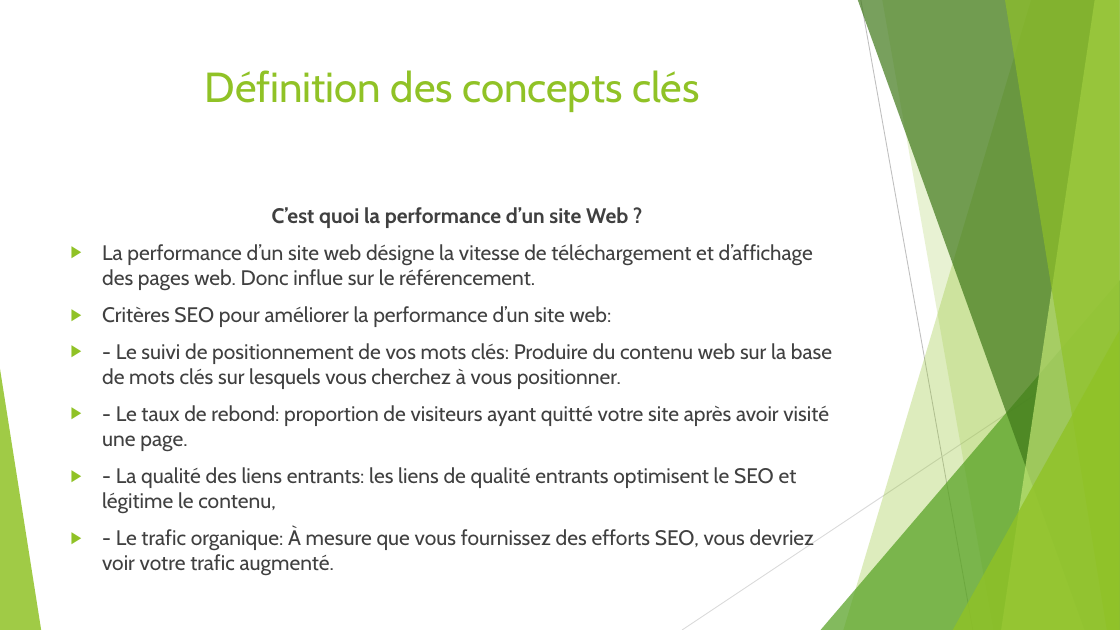
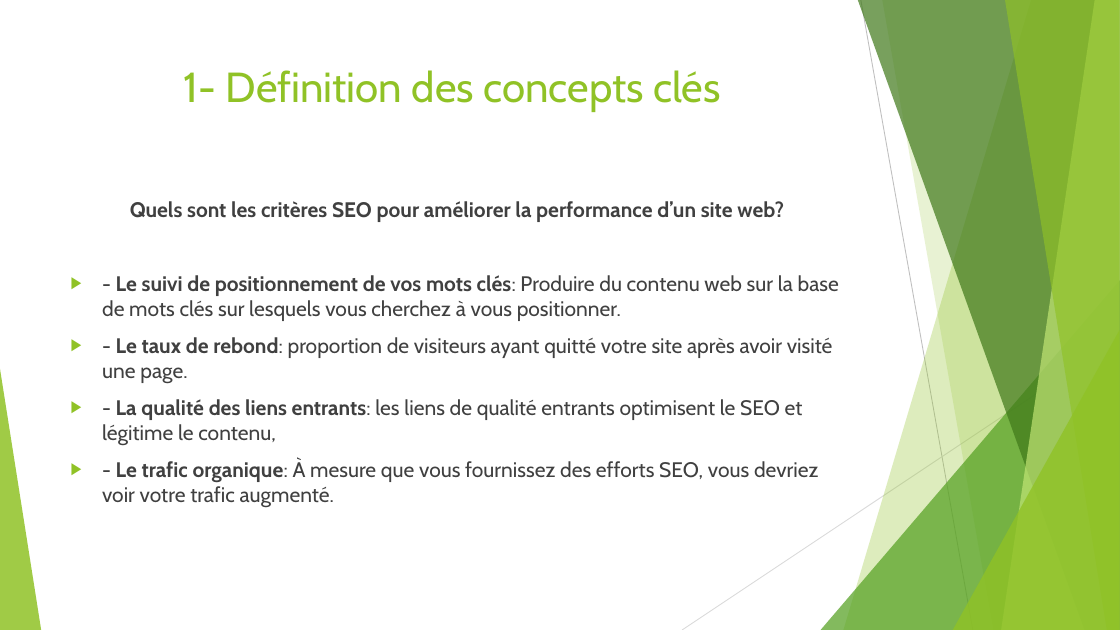
Before and after one commit to SOW-tech/Projet4ameliore, a slide deck: slide 5 of Présentation Projet4.pptx (slide 4 before the commit). Drawn at 1120x630 pixels with LibreOffice and Linux fonts; fonts in the diff are those of the drawing. Boxes give left, top, right and bottom in pixels: in the first picture for what was removed or moved away, otherwise in the second. Text is boxed around its words. In the diff, an @@ line names an element or a change of style, - is before the commit and + after.

```diff
--- a/Présentation Projet4.pptx
+++ b/Présentation Projet4.pptx
@@ title at [184,70,721,112]: text changed @@
-Définition des concepts clés
+1- Définition des concepts clés
@@ text at [130,201,784,222]: text changed; bold on @@
-C’est quoi la performance d’un site Web ?
-▶ La performance d’un site web désigne la vitesse de téléchargement et d’affichage des pages web. Donc influe sur le référencement.
-▶ Critères SEO pour améliorer la performance d’un site web:
+Quels sont les critères SEO pour améliorer la performance d’un site web?
@@ text at [102,275,839,507]: bold on in "Le suivi de positionnement de vos mots ...", "Le taux de rebond:", "La qualité des liens entrants:", "Le trafic organique:" @@
```
Also in this commit, not shown: 5 other slides changed, 9 slides added, 10 other files.
